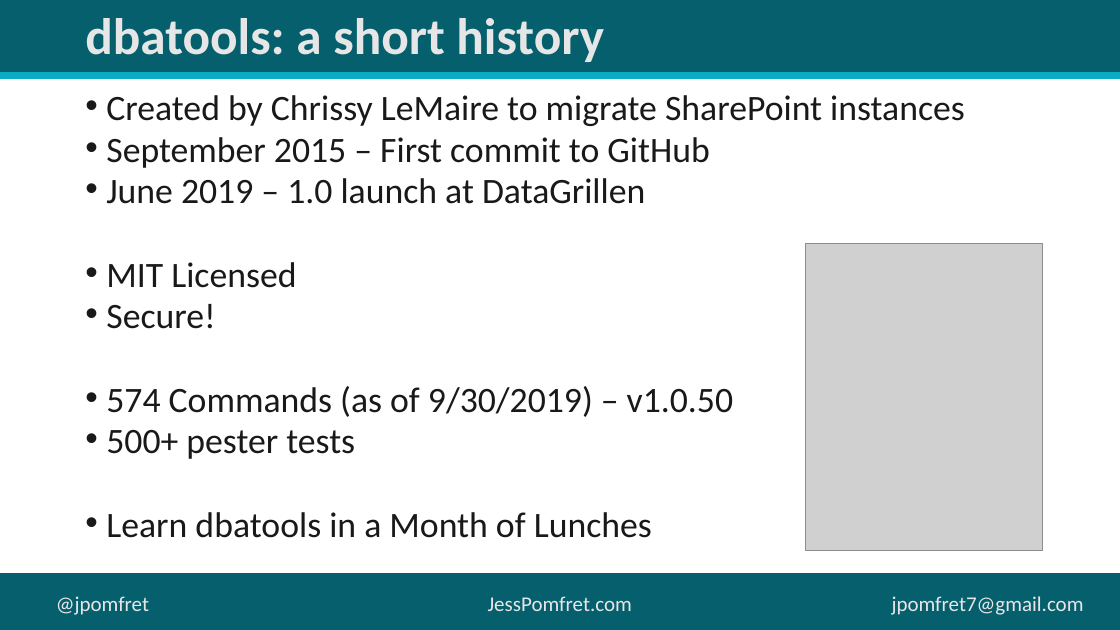
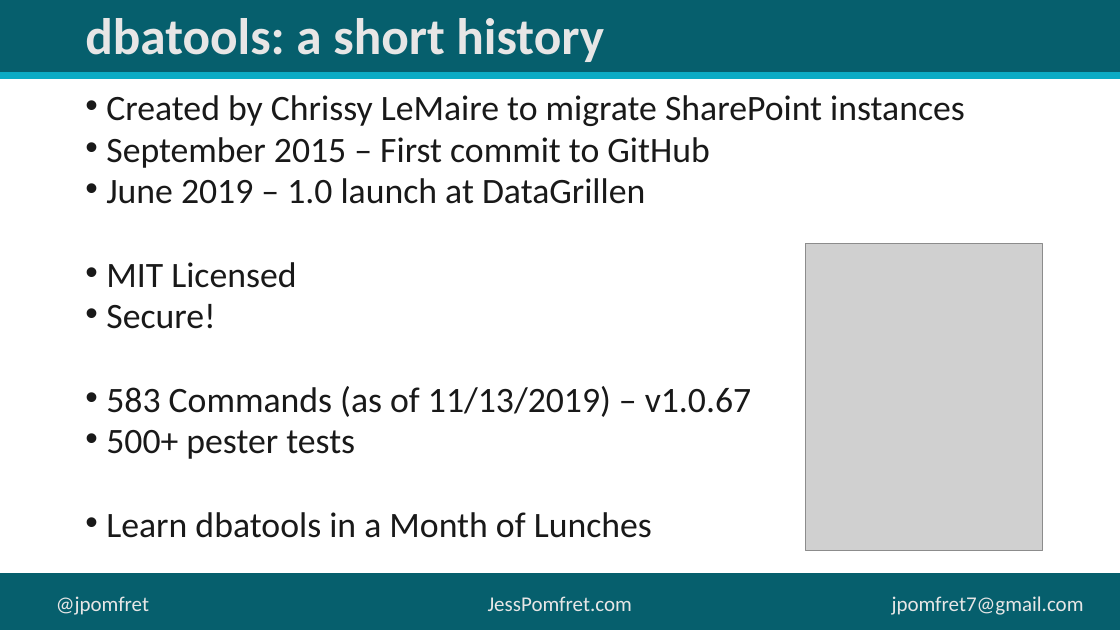
Before and after one commit to jpomfret/demos, a slide deck: slide 4 of LifeHacks_dbatools/LifeHacks_dbatools.pptx. Drawn at 1120x630 pixels with LibreOffice and Linux fonts; fonts in the diff are those of the drawing; grey boxes stand for pictures; background and template pictures are left out. Boxes give left, top, right and bottom in pixels: in the first picture for what was removed or moved away, otherwise in the second. Text is boxed around its words. In the diff, an @@ line names an element or a change of style, - is before the commit and + after.

```diff
--- a/LifeHacks_dbatools/LifeHacks_dbatools.pptx
+++ b/LifeHacks_dbatools/LifeHacks_dbatools.pptx
@@ text at bbox=[106, 386, 751, 417]: text changed @@
-• 574 Commands (as of 9/30/2019) – v1.0.50
+• 583 Commands (as of 11/13/2019) – v1.0.67
```
Also in this commit, not shown: 5 other files.
